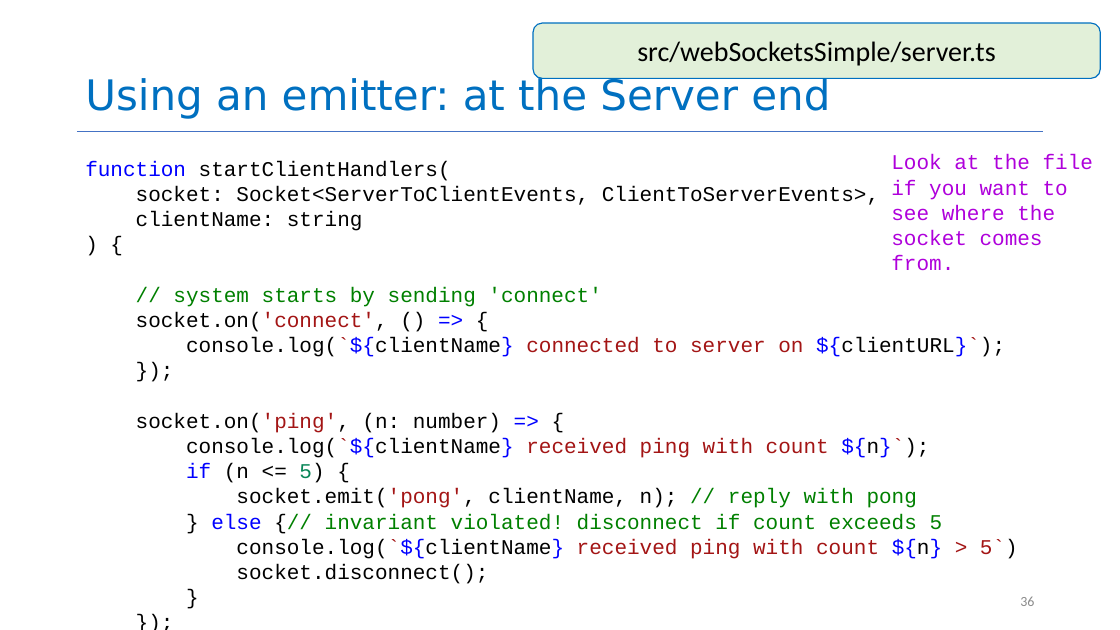
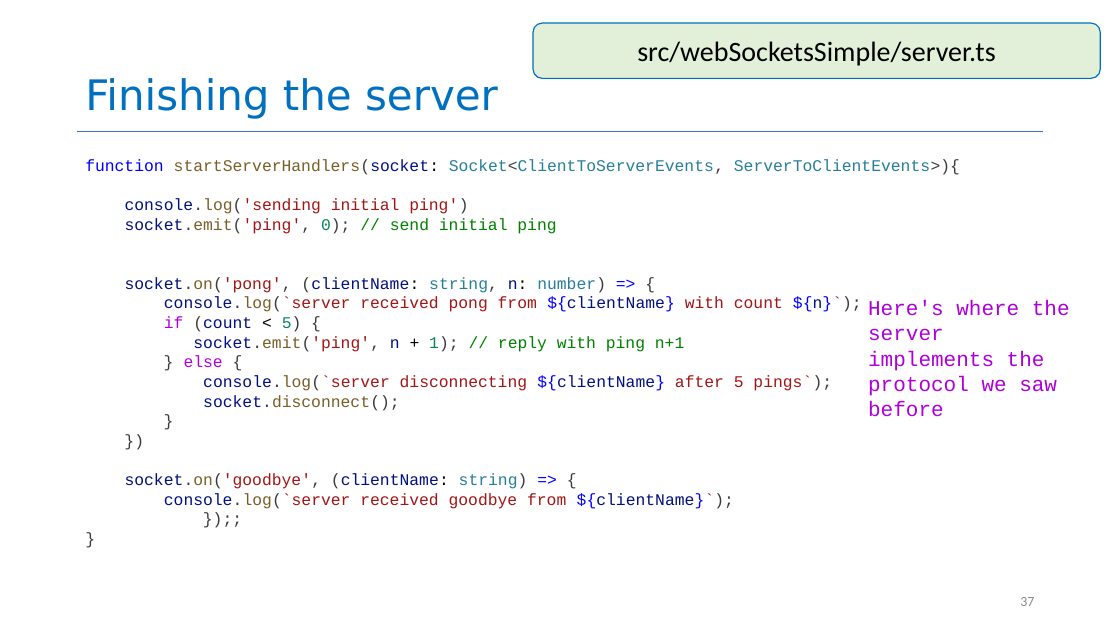
Before and after one commit to yashburshe/CS4530-Fall-2025, a slide deck: slide 37 of Slides/Module 05 Interaction-Level Design Patterns.pptx (slide 36 before the commit). Drawn at 1120x630 pixels with LibreOffice and Linux fonts; fonts in the diff are those of the drawing. Boxes give left, top, right and bottom in pixels: in the first picture for what was removed or moved away, otherwise in the second. Text is boxed around its words. In the diff, an @@ line names an element or a change of style, - is before the commit and + after.

```diff
--- a/Slides/Module 05 Interaction-Level Design Patterns.pptx
+++ b/Slides/Module 05 Interaction-Level Design Patterns.pptx
@@ title at bbox=[85, 78, 498, 119]: text changed @@
-Using an emitter: at the Server end
+Finishing the server
@@ text at bbox=[85, 159, 960, 391]: text changed; size 18 to 14 pt; text colour #000000 to #A31515 @@
-function startClientHandlers(
-socket: Socket<ServerToClientEvents, ClientToServerEvents>,
-clientName: string
-) {
-// system starts by sending 'connect'
-socket.on('connect', () => {
-console.log(`${clientName} connected to server on ${clientURL}`);
-});
-socket.on('ping', (n: number) => {
-console.log(`${clientName} received ping with count ${n}`);
-if (n <= 5) {
-socket.emit('pong', clientName, n); // reply with pong
-} else {// invariant violated! disconnect if count exceeds 5
-console.log(`${clientName} received ping with count ${n} > 5`)
+function startServerHandlers(socket: Socket<ClientToServerEvents, ServerToClientEvents>){
+console.log('sending initial ping')
+socket.emit('ping', 0); // send initial ping
+socket.on('pong', (clientName: string, n: number) => {
+console.log(`server received pong from ${clientName} with count ${n}`);
+if (count < 5) {
+socket.emit('ping', n + 1); // reply with ping n+1
+} else {
+console.log(`server disconnecting ${clientName} after 5 pings`);
@@ text at bbox=[868, 300, 1070, 396]: text changed @@
-Look at the file if you want to see where the socket comes from.
+Here's where the server implements the protocol we saw before
@@ text at bbox=[203, 395, 399, 411]: size 18 to 14 pt, text colour #000000 to #3B3B3B in "socket.disconnect();", "}", "}"; text colour #000000 to #001080, text colour #000000 to #795E26 in "socket.disconnect();" @@
@@ text at bbox=[125, 473, 734, 509]: text changed; size 18 to 14 pt; text colour #000000 to #A31515 @@
-});
+})
+socket.on('goodbye', (clientName: string) => {
+console.log(`server received goodbye from ${clientName}`);
+});;
@@ page number at bbox=[1020, 597, 1034, 606]: text changed @@
-36
+37
```
Also in this commit, not shown: 14 other slides changed, 2 slides added, 1 other file.
